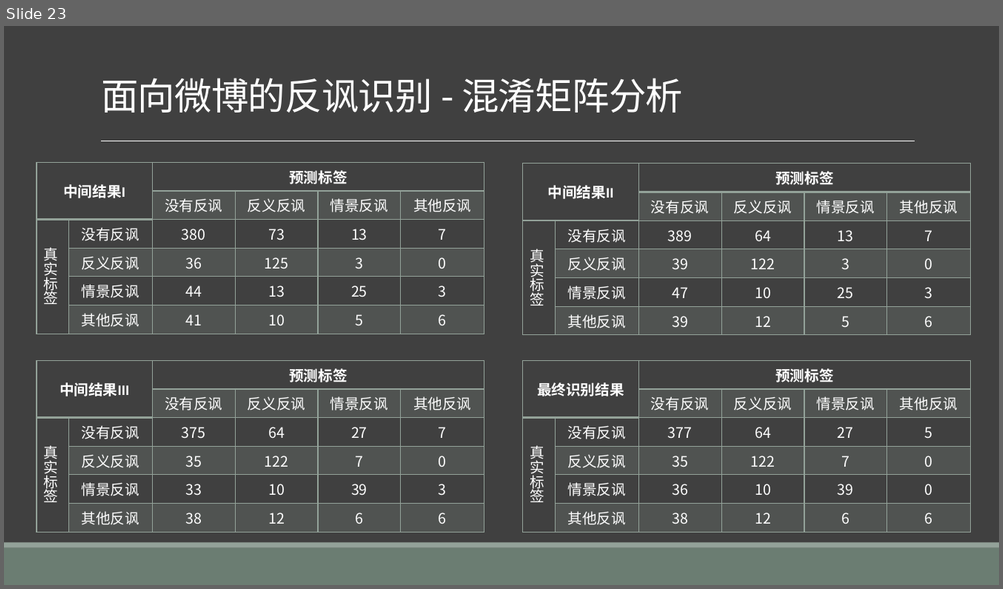
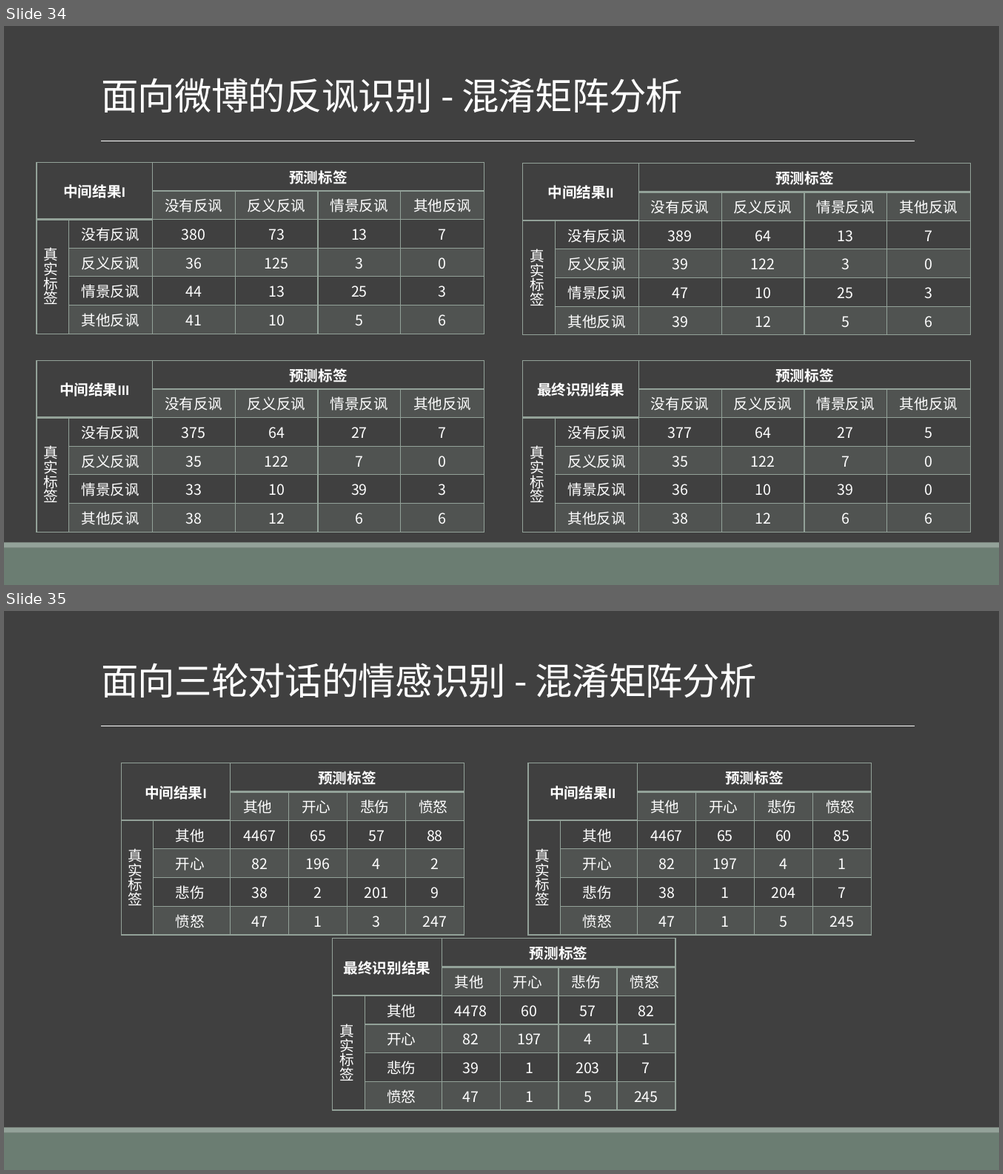
Before and after one commit to liangxh/grad2019, a slide deck: 计研163_梁锡豪_2016211014.pptx. Shown one above the other, each under a label of ours: slide 23 before the commit, slides 34 and 35 after it. The pictures are 1003x589 and 1003x1174 pixels, drawn with LibreOffice and Linux fonts; fonts in the diff are those of the drawing. Boxes give left, top, right and bottom in pixels: in the first picture for what was removed or moved away, otherwise in the second. Text is boxed around its words. In the diff, an @@ line names an element or a change of style, - is before the commit and + after.

```diff
--- a/计研163_梁锡豪_2016211014.pptx
+++ b/计研163_梁锡豪_2016211014.pptx
@@ slide 35 added at (4,611,999,1170), background #404040; not listed: 3 template elements that a slide beside it also shows @@
@@ title added at (101,663,757,698), 36 pt, text #FFFFFF @@
+面向三轮对话的情感识别 - 混淆矩阵分析
@@ table added at (121,763,463,931), 6 rows, 6 columns @@
+中间结果I |  | 预测标签 |  |  | 
+ |  | 其他 | 开心 | 悲伤 | 愤怒
+真实标签 | 其他 | 4467 | 65 | 57 | 88
+ | 开心 | 82 | 196 | 4 | 2
+ | 悲伤 | 38 | 2 | 201 | 9
+ | 愤怒 | 47 | 1 | 3 | 247
@@ table added at (528,763,870,931), 6 rows, 6 columns @@
+中间结果II |  | 预测标签 |  |  | 
+ |  | 其他 | 开心 | 悲伤 | 愤怒
+真实标签 | 其他 | 4467 | 65 | 60 | 85
+ | 开心 | 82 | 197 | 4 | 1
+ | 悲伤 | 38 | 1 | 204 | 7
+ | 愤怒 | 47 | 1 | 5 | 245
@@ table added at (333,939,674,1107), 6 rows, 6 columns @@
+最终识别结果 |  | 预测标签 |  |  | 
+ |  | 其他 | 开心 | 悲伤 | 愤怒
+真实标签 | 其他 | 4478 | 60 | 57 | 82
+ | 开心 | 82 | 197 | 4 | 1
+ | 悲伤 | 39 | 1 | 203 | 7
+ | 愤怒 | 47 | 1 | 5 | 245
@@ what was slide 23 is now slide 34 @@
```
Also in this commit, not shown: 1 slide changed, 1 other slide added, 1 slide removed, 6 other files.
